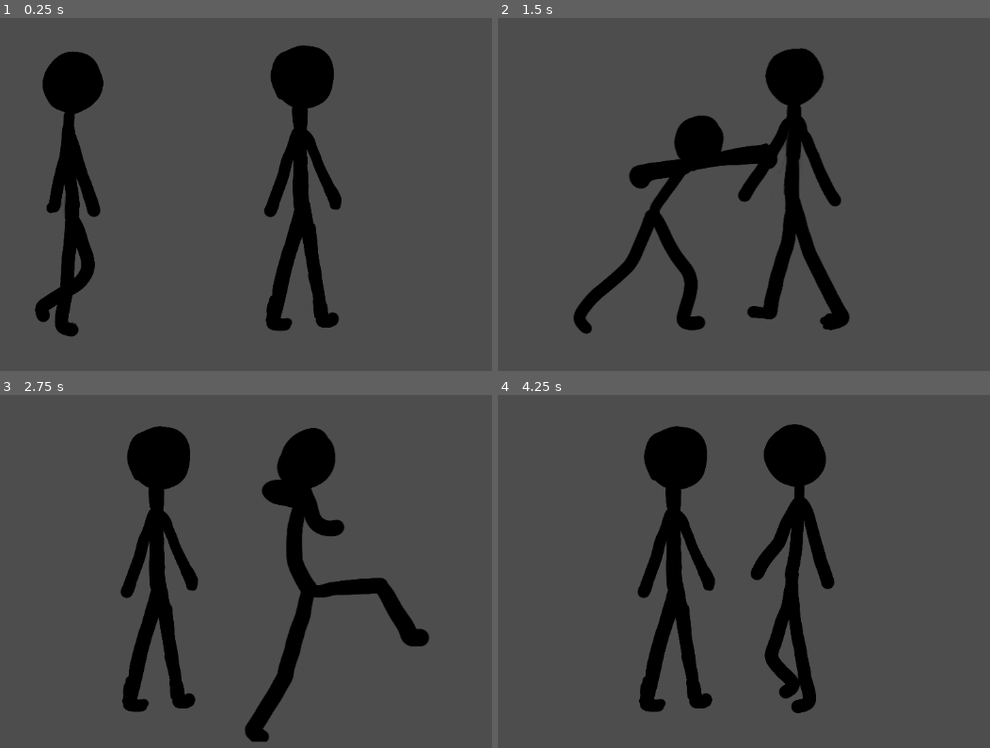
Above: before the commit, frames 1-4 (two rows, left to right).
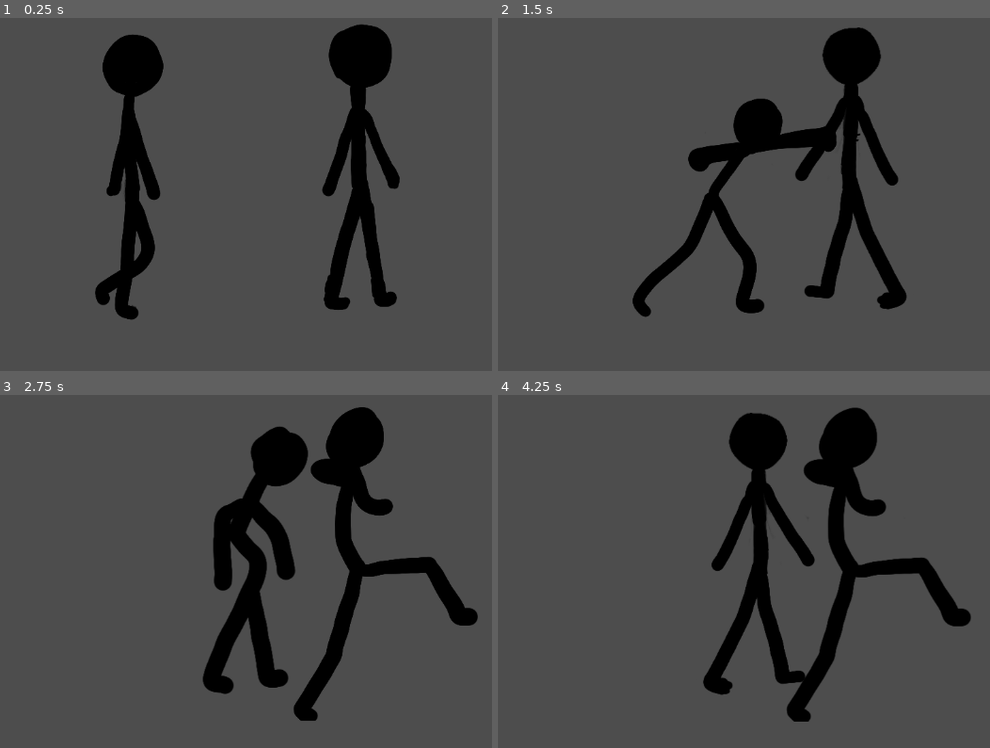
Above: after the commit, the same moments.

Repository: SUGANTH-V-27/stickman
Game: Godot game, scene res://scenes/main.tscn
Two runs of this game, one before a commit and one after it. Both use one fixed random seed, a clock stepped at 60 frames per second and the inputs below.
Inputs:
- Up to frame 1 (0.25 s): no input
- Up to frame 2 (1.5 s): hold Right (ui_right) 0.53-1.28 s; hold Space (attack) 0.53-1.28 s; tap K (kick) at 0.8, 1.35 s; hold Left (ui_left) from 1.28 s (still down)
- Up to frame 3 (2.75 s): tap Space (attack) at 1.55 s; release Left (ui_left) at 2.03 s; hold Right (ui_right) from 2.03 s (still down); hold Space (attack) from 2.03 s (still down); tap K (kick) at 2.3 s
- Up to frame 4 (4.25 s): release Space (attack) at 2.78 s; tap K (kick) at 2.85, 3.8 s; tap Space (attack) at 3.05 s; release Right (ui_right) at 3.53 s; hold Left (ui_left) from 3.53 s (still down); hold Space (attack) from 3.53 s (still down)

The runs differ from the first frame. In frame 1, 21% of the frame differs, in the area x 7-82%, y 1-91%; in frame 2, 18%; in frame 3, 22%, in the area x 24-98%, y 3-99%; in frame 4, 20%.

Commit message:
camera and attack->hit fine tuning

Diff:
--- /dev/null
+++ b/scenes/camera_shake.gd
@@ -0,0 +1,17 @@
+extends Camera2D
+
+@export var shake_decay := 10.0
+var shake_strength := 0.0
+
+func _process(delta: float) -> void:
+	if shake_strength > 0.0:
+		shake_strength = lerp(shake_strength, 0.0, shake_decay * delta)
+		offset = Vector2(
+			randf_range(-shake_strength, shake_strength),
+			randf_range(-shake_strength, shake_strength)
+		)
+	else:
+		offset = Vector2.ZERO
+
+func shake(amount: float) -> void:
+	shake_strength = max(shake_strength, amount)
--- a/scenes/enemy.gd
+++ b/scenes/enemy.gd
@@ -12,15 +12,18 @@
 var can_attack := true
 
 enum State { IDLE, MOVE, ATTACK, HIT, DEAD }
-var state := State.IDLE
+var state: State = State.IDLE
 
 @onready var sprite: AnimatedSprite2D = $AnimatedSprite2D
 @onready var attack_range: Area2D = $attack_range
 @onready var punch_hitbox: Area2D = $punchhitbox
 
+# -------------------------------------------------
+
 func _ready() -> void:
 	health = max_health
 	global_position.y = ground_y
+
 	sprite.play("idle")
 
 	attack_range.monitoring = true
@@ -30,15 +33,21 @@
 	if players.size() > 0:
 		player = players[0]
 
+# -------------------------------------------------
 func _physics_process(delta: float) -> void:
-	if state == State.DEAD or player == null:
+	if state == State.DEAD:
 		return
 
-	# lock enemy to ground
+	# 🔒 DO NOT override velocity during HIT
+	if state == State.HIT:
+		move_and_slide()
+		return
+
+	# lock enemy to ground line
 	global_position.y = ground_y
 
-	# freeze during hit or attack
-	if state == State.HIT or state == State.ATTACK:
+	# stop completely during attack animation
+	if state == State.ATTACK:
 		velocity.x = 0
 		move_and_slide()
 		return
@@ -57,6 +66,7 @@
 		return
 
 	# PLAYER IN RANGE → STOP & ATTACK
+	state = State.IDLE
 	velocity.x = 0
 	move_and_slide()
 
@@ -65,6 +75,10 @@
 
 	if can_attack:
 		attack()
+
+# -------------------------------------------------
+# ATTACK PLAYER
+# -------------------------------------------------
 
 func attack() -> void:
 	state = State.ATTACK
@@ -82,33 +96,51 @@
 	can_attack = true
 
 func _on_punchhitbox_body_entered(body: Node) -> void:
+	if state != State.ATTACK:
+		return
+
 	if body.is_in_group("player"):
 		var dir := -1 if sprite.flip_h else 1
-		body.take_damage(attack_damage, dir)
+		body.take_damage(attack_damage, dir,200)
 
-func take_damage(amount: int, knockback_dir: int) -> void:
-	if state == State.DEAD:
+# -------------------------------------------------
+# TAKE DAMAGE FROM PLAYER (PUNCH / KICK)
+# -------------------------------------------------
+
+func take_damage(amount: int, knockback_dir: int, force: float) -> void:
+	if state == State.DEAD or state == State.HIT:
 		return
 
 	state = State.HIT
 	health -= amount
 
-	velocity.x = knockback_dir * knockback_force
-	move_and_slide()
-	global_position.y = ground_y
+	# APPLY KNOCKBACK
+	velocity.x = knockback_dir * force
+
+	sprite.play("hit")
+
+	# ⏱ allow knockback to actually move
+	await get_tree().create_timer(0.15).timeout
+
+	# STOP AFTER KNOCKBACK
+	velocity.x = 0
 
 	if health <= 0:
 		die()
 		return
 
-	sprite.play("hit")
 	await sprite.animation_finished
 	state = State.IDLE
 	sprite.play("idle")
 
+# -------------------------------------------------
+# DEATH
+# -------------------------------------------------
+
 func die() -> void:
 	state = State.DEAD
 	velocity = Vector2.ZERO
+
 	sprite.play("death")
 	await sprite.animation_finished
 	queue_free()
--- a/scenes/player.gd
+++ b/scenes/player.gd
@@ -7,33 +7,36 @@
 @export var kick_damage: int = 30
 
 var health: int
-var attacking := false
-var hit := false
-var dead := false
+
+enum State { IDLE, MOVE, ATTACK, HIT, DEAD }
+var state: State = State.IDLE
 
 @onready var sprite: AnimatedSprite2D = $AnimatedSprite2D
 @onready var punch_hitbox: Area2D = $punchhitbox
 @onready var kick_hitbox: Area2D = $kickhitbox
 @onready var health_bar: TextureProgressBar = $HealthBar
+@onready var camera := get_viewport().get_camera_2d()
+
+# -------------------------------------------------
 
 func _ready() -> void:
 	health = max_health
 
-	# hitboxes
 	punch_hitbox.monitoring = true
 	kick_hitbox.monitoring = false
 
-	# health bar
 	health_bar.max_value = max_health
 	health_bar.value = health
 
 	sprite.play("idle")
 
-func _physics_process(delta: float) -> void:
-	if dead:
+# -------------------------------------------------
+
+func _physics_process(_delta: float) -> void:
+	if state == State.DEAD:
 		return
 
-	if hit or attacking:
+	if state in [State.HIT, State.ATTACK]:
 		velocity = Vector2.ZERO
 		move_and_slide()
 		return
@@ -44,18 +47,23 @@
 	move_and_slide()
 
 	if dir == 0:
-		sprite.play("idle")
+		if state != State.IDLE:
+			state = State.IDLE
+			sprite.play("idle")
 	else:
+		state = State.MOVE
 		sprite.flip_h = dir < 0
 
-		# flip hitboxes
 		punch_hitbox.position.x = -abs(punch_hitbox.position.x) if dir < 0 else abs(punch_hitbox.position.x)
 		kick_hitbox.position.x = -abs(kick_hitbox.position.x) if dir < 0 else abs(kick_hitbox.position.x)
 
-		sprite.play("walk")
+		if sprite.animation != "walk":
+			sprite.play("walk")
+
+# -------------------------------------------------
 
 func _input(event) -> void:
-	if dead or hit or attacking:
+	if state in [State.DEAD, State.HIT, State.ATTACK]:
 		return
 
 	if event.is_action_pressed("attack"):
@@ -64,63 +72,73 @@
 	if event.is_action_pressed("kick"):
 		kick()
 
-# --------------------
+# -------------------------------------------------
 # PUNCH
-# --------------------
+# -------------------------------------------------
+
 func punch() -> void:
-	attacking = true
+	state = State.ATTACK
 	velocity = Vector2.ZERO
 
 	sprite.play("punch")
 
-	await get_tree().physics_frame
+	# impact frame
+	await get_tree().create_timer(0.08, false, true).timeout
 
 	for body in punch_hitbox.get_overlapping_bodies():
 		if body.is_in_group("enemy"):
 			var dir := -1 if sprite.flip_h else 1
-			body.take_damage(punch_damage, dir)
+			body.take_damage(punch_damage, dir, 200)
+			camera.shake(5)
 
 	await sprite.animation_finished
-	attacking = false
+	state = State.IDLE
+	sprite.play("idle")
+# -------------------------------------------------
+# KICK
+# -------------------------------------------------
 
-# --------------------
-# KICK (FIXED)
-# --------------------
 func kick() -> void:
-	attacking = true
+	state = State.ATTACK
 	velocity = Vector2.ZERO
 
-	# 🔥 disable punch during kick
 	punch_hitbox.monitoring = false
-	kick_hitbox.monitoring = true
+	kick_hitbox.monitoring = false
 
 	sprite.play("kick")
 
-	await get_tree().physics_frame
+	# wait for impact frame
+	await get_tree().create_timer(0.20, false, true).timeout
+
+	kick_hitbox.monitoring = true
 
 	for body in kick_hitbox.get_overlapping_bodies():
 		if body.is_in_group("enemy"):
 			var dir := -1 if sprite.flip_h else 1
-			body.take_damage(kick_damage, dir)
+			body.take_damage(kick_damage, dir, 450)
+			camera.shake(10)
 
-	await sprite.animation_finished
+	await get_tree().create_timer(0.1, false, true).timeout
 
 	kick_hitbox.monitoring = false
 	punch_hitbox.monitoring = true
-	attacking = false
 
-# --------------------
+	await sprite.animation_finished
+	state = State.IDLE
+	sprite.play("idle")
+# -------------------------------------------------
 # DAMAGE / DEATH
-# --------------------
-func take_damage(amount: int, knockback_dir: int) -> void:
-	if dead:
+# -------------------------------------------------
+
+func take_damage(amount: int, knockback_dir: int, force: float) -> void:
+	if state == State.DEAD:
 		return
 
-	hit = true
+	state = State.HIT
 	health -= amount
 	health_bar.value = health
 
-	velocity.x = knockback_dir * knockback_force
+	velocity.x = knockback_dir * force
 	move_and_slide()
 
 	if health <= 0:
@@ -130,13 +148,23 @@
 	sprite.play("hit")
 	await sprite.animation_finished
 
-	hit = false
+	state = State.IDLE
 	sprite.play("idle")
 
 func die() -> void:
-	dead = true
+	state = State.DEAD
 	velocity = Vector2.ZERO
 
 	sprite.play("death")
 	await sprite.animation_finished
 	queue_free()
+
+
+func _on_kickhitbox_body_entered(body: Node) -> void:
+	if state != State.ATTACK:
+		return
+
+	if body.is_in_group("enemy"):
+		var dir := -1 if sprite.flip_h else 1
+		body.take_damage(kick_damage, dir,450)
+		camera.shake(10)
--- a/scenes/player.tscn
+++ b/scenes/player.tscn
@@ -37,12 +37,13 @@
 [ext_resource type="Texture2D" uid="uid://cgfrkf34jxpao" path="res://animations/kick/kick0006.png" id="21_fdfoy"]
 [ext_resource type="Texture2D" uid="uid://baum7hnmmavp3" path="res://animations/kick/kick0007.png" id="22_hhpqf"]
 [ext_resource type="Texture2D" uid="uid://itifha86223h" path="res://animations/kick/kick0008.png" id="23_g5jhy"]
+[ext_resource type="Script" uid="uid://1iptrnyya2st" path="res://scenes/camera_shake.gd" id="38_t4otl"]
 
 [sub_resource type="RectangleShape2D" id="RectangleShape2D_4r5pv"]
 size = Vector2(150, 472)
 
 [sub_resource type="RectangleShape2D" id="RectangleShape2D_4ni07"]
-size = Vector2(355.57422, 136.58038)
+size = Vector2(246.5, 98.145096)
 
 [sub_resource type="SpriteFrames" id="SpriteFrames_l71n6"]
 animations = [{
@@ -186,7 +187,7 @@
 }]
 
 [sub_resource type="RectangleShape2D" id="RectangleShape2D_holxr"]
-size = Vector2(493.25, 537.625)
+size = Vector2(310.3125, 534.40625)
 
 [node name="CharacterBody2D" type="CharacterBody2D" groups=["player"]]
 collision_mask = 2
@@ -202,11 +203,11 @@
 collision_mask = 2
 
 [node name="CollisionShape2D" type="CollisionShape2D" parent="punchhitbox"]
-position = Vector2(6, 48)
+position = Vector2(-12, 70)
 shape = SubResource("RectangleShape2D_4ni07")
 
 [node name="AnimatedSprite2D" type="AnimatedSprite2D" parent="."]
-position = Vector2(2, 7)
+position = Vector2(-1, 1)
 sprite_frames = SubResource("SpriteFrames_l71n6")
 animation = &"kick"
 frame = 8
@@ -222,12 +223,20 @@
 value = 100.0
 
 [node name="kickhitbox" type="Area2D" parent="."]
+position = Vector2(1, 0)
 collision_layer = 4
 collision_mask = 2
 monitoring = false
 
 [node name="CollisionShape2D" type="CollisionShape2D" parent="kickhitbox"]
-position = Vector2(-17, 105)
+position = Vector2(-8, 85)
 shape = SubResource("RectangleShape2D_holxr")
 
+[node name="Camera2D" type="Camera2D" parent="."]
+position = Vector2(11, 93)
+position_smoothing_enabled = true
+position_smoothing_speed = 3.0
+script = ExtResource("38_t4otl")
+
 [connection signal="body_entered" from="punchhitbox" to="." method="_on_punchhitbox_body_entered"]
+[connection signal="body_entered" from="kickhitbox" to="." method="_on_kickhitbox_body_entered"]
Not shown, added: scenes/camera_shake.gd.uid
Not shown: 1 places in scenes/player.tscn that only renumber resources
